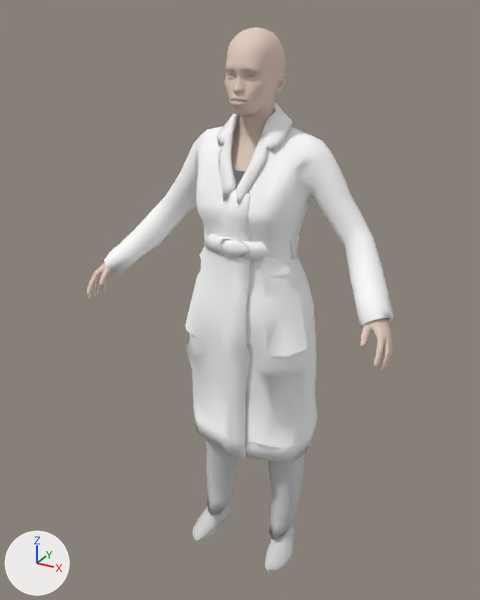
One commit to the glTF model assets/people/mh/nadia.dress-warm.lod.glb: the scene before it, then after it.
Before and after are seen from a 50 mm lens placed at (0.885, -1.669, 0.632), pointed at (-0.039, 0.012, -0.209). The lights are fixed; the arrows at lower left show +X, +Y and +Z. The picture after the commit comes second. Where no turn or scale is listed for an object, it has been applied to the vertices. Vertices at exactly the same position are counted once.

Names of what the first picture shows: 'body', 'clothes:punkduck_winter_coat', 'clothes:toigo_ankle_boots_female', 'clothes:toigo_wool_pants', 'head'.
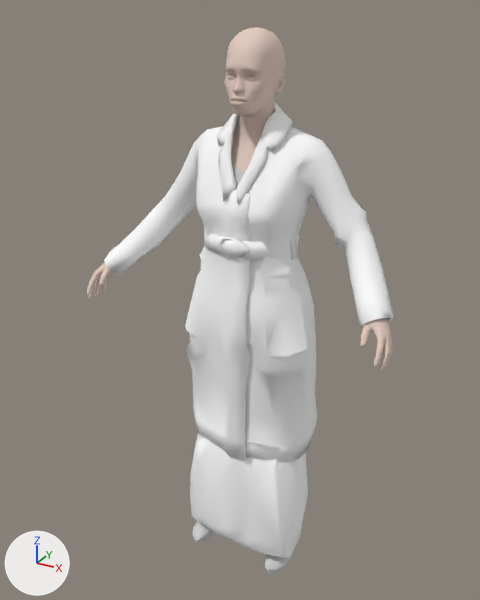
The newer file is also turned or shifted as a whole; pictures and numbers use the older file's frame.

Boxes [x1, y1, x2, y2] around the edits, measured in the pictures (480 x 600 px; the box of a moved part takes in the faces that stretch with it):
'clothes:mindfront_f_dress_09', added
    after: [190, 434, 308, 558]
'clothes:toigo_wool_pants', deleted
    before: [206, 439, 305, 540]
'clothes:elvs_ruffle_sleeve_peasant_blouse_1', added (mostly hidden)
    after: [232, 126, 245, 189]
part 1 of me_clothes_punkduck_winter_coat, moved or reshaped
    both: [165, 115, 380, 283]
part 2 of me_clothes_punkduck_winter_coat, moved or reshaped
    both: [186, 297, 315, 462]
'clothes:toigo_ankle_boots_female', unchanged, covered by the edit
    before: [193, 502, 294, 573]
    after: [193, 521, 293, 573]

Edits to the bpy script that builds the scene:
```text
Add mat_clothes_mindfront_f_dress_09:
    mat_clothes_mindfront_f_dress_09 = principled_material('clothes:mindfront_f_dress_09')
    mat_clothes_mindfront_f_dress_09.base_color = (1.0, 1.0, 1.0)  # white #ffffff
    mat_clothes_mindfront_f_dress_09.roughness = 0.804
Add mat_clothes_elvs_ruffle_sleeve_peasant_blouse_1:
    mat_clothes_elvs_ruffle_sleeve_peasant_blouse_1 = principled_material('clothes:elvs_ruffle_sleeve_peasant_blouse_1')
    mat_clothes_elvs_ruffle_sleeve_peasant_blouse_1.base_color = (0.64, 0.64, 0.64)  # light grey #d1d1d1
Change me_clothes_punkduck_winter_coat:
    where me_clothes_punkduck_winter_coat.from_pydata(...)  # 1134 vertices, 2219 faces; spans x -0.476..0.472, y -0.159..0.197, z -0.72..0.39
    used by ob_clothes_punkduck_winter_coat; location = (0.0, 0.0, 0.0)
    me_clothes_punkduck_winter_coat part 1
    32 vertices are removed from x -0.289..0.344, y -0.111..0.143, z 0.004..0.367
    135 faces are deleted
    20 vertices move from x -0.268..0.327, y -0.07..0.126, z 0.032..0.319 to x -0.269..0.324, y -0.071..0.126, z 0.035..0.319
    36 vertices are added at x -0.283..0.339, y -0.109..0.144, z 0.002..0.363
    143 new faces join them
    me_clothes_punkduck_winter_coat part 2
    17 vertices are removed from x -0.204..0.197, y -0.12..0.128, z -0.718..-0.157
    66 faces are deleted
    7 vertices move from x -0.041..0.183, y -0.11..-0.043, z -0.713..-0.489 to x -0.04..0.183, y -0.11..-0.041, z -0.713..-0.497
    13 vertices are added at x -0.194..0.196, y -0.119..0.126, z -0.718..-0.165
    58 new faces join them
Add me_clothes_mindfront_f_dress_09:
    me_clothes_mindfront_f_dress_09.from_pydata(...)  # 603 vertices, 992 faces; spans x -0.45..0.452, y 0.163..0.5, z -0.271..1.098
    me_clothes_mindfront_f_dress_09.materials.append(mat_clothes_mindfront_f_dress_09)  # white #ffffff
Add me_clothes_elvs_ruffle_sleeve_peasant_blouse_1:
    me_clothes_elvs_ruffle_sleeve_peasant_blouse_1.from_pydata(...)  # 288 vertices, 493 faces; spans x -0.165..0.192, y 0.222..0.447, z 0.572..1.126
    me_clothes_elvs_ruffle_sleeve_peasant_blouse_1.materials.append(mat_clothes_elvs_ruffle_sleeve_peasant_blouse_1)  # light grey #d1d1d1
Remove ob_clothes_toigo_wool_pants:
    ob_clothes_toigo_wool_pants = bpy.data.objects.new('clothes:toigo_wool_pants', me_clothes_toigo_wool_pants)
    ob_clothes_toigo_wool_pants.location = (0.0, 0.0, 0.0)
Add ob_clothes_mindfront_f_dress_09:
    ob_clothes_mindfront_f_dress_09 = bpy.data.objects.new('clothes:mindfront_f_dress_09', me_clothes_mindfront_f_dress_09)
    ob_clothes_mindfront_f_dress_09.location = (-0.003, -0.314, -0.815)
Add ob_clothes_elvs_ruffle_sleeve_peasant_blouse_1:
    ob_clothes_elvs_ruffle_sleeve_peasant_blouse_1 = bpy.data.objects.new('clothes:elvs_ruffle_sleeve_peasant_blouse_1', me_clothes_elvs_ruffle_sleeve_peasant_blouse_1)
    ob_clothes_elvs_ruffle_sleeve_peasant_blouse_1.location = (-0.003, -0.314, -0.815)
```
